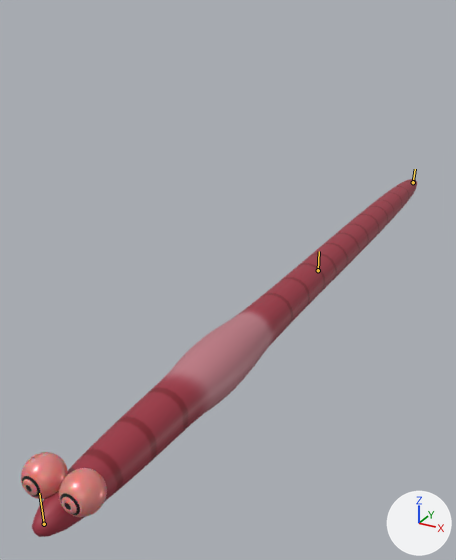
The Blender file models/worm/worm.blend as it was, and as the next commit left it.
Both versions are drawn from a camera (50 mm lens) standing at (10.0, -27.4, 12.1) and looking at (-2.7, -4.3, 0.6). Lighting does not change. The marker at lower right points along +X, +Y and +Z. The bones that bend it are drawn over the model as lines.
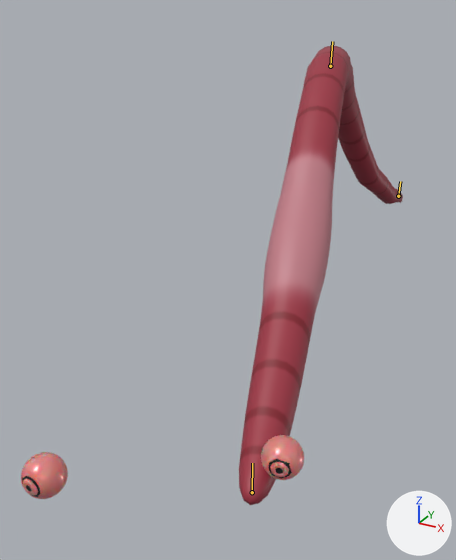
The newer file adds an action. The first version stands in its rest pose; the second is drawn at frame 10 of the action 'WormLeftMent'.

What differs and where, as boxes (x1, y1, x2, y2) in the pictures (456 x 560 px):
'Cube', posed (58% narrower, 28% taller)
    before: (21, 179, 417, 537)
    after: (239, 45, 403, 505)
'Cube.002', now drawn (pink)
    after: (21, 452, 68, 499)
    faces in mat_eyesanteef (pink #e78585): (21, 452, 68, 499)
'Cube.001', now drawn (pink)
    after: (261, 435, 304, 480)
    faces in mat_eyesanteef (pink #e78585): (261, 435, 304, 480)
    faces in mat_blackeyes (black #000000): (269, 459, 292, 478)
bone 'Bone', root to tip
    before: (413, 182) to (415, 169)
    after: (398, 196) to (400, 181)
bone 'Bone.004', root to tip
    before: (318, 270) to (319, 251)
    after: (330, 66) to (332, 41)
bone 'Bone.002', root to tip
    before: (44, 524) to (39, 493)
    after: (252, 492) to (252, 463)

The edits, one by one:
Bone 'Bone' (bone_bone) moves from (0.0, 0.0, 0.0) to (0.0, 0.0, 4.0).
Bone 'Bone.004' (bone_bone_004) moves from (0.0, 0.0, 0.0) to (0.0, 9.6, -4.0).
Bone 'Bone.004' (bone_bone_004) turns from (0, 0, 0) to (0, 15, 0) degrees about its own x, y and z.
Bone 'Bone.002' (bone_bone_002) moves from (0.0, 0.0, 0.0) to (0.0, -9.6, -3.0).
